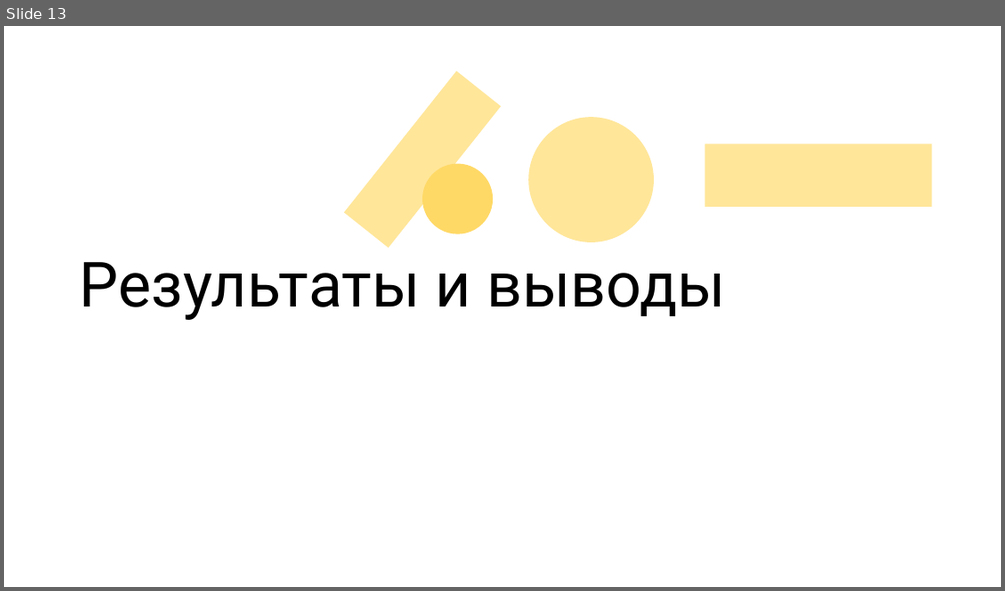
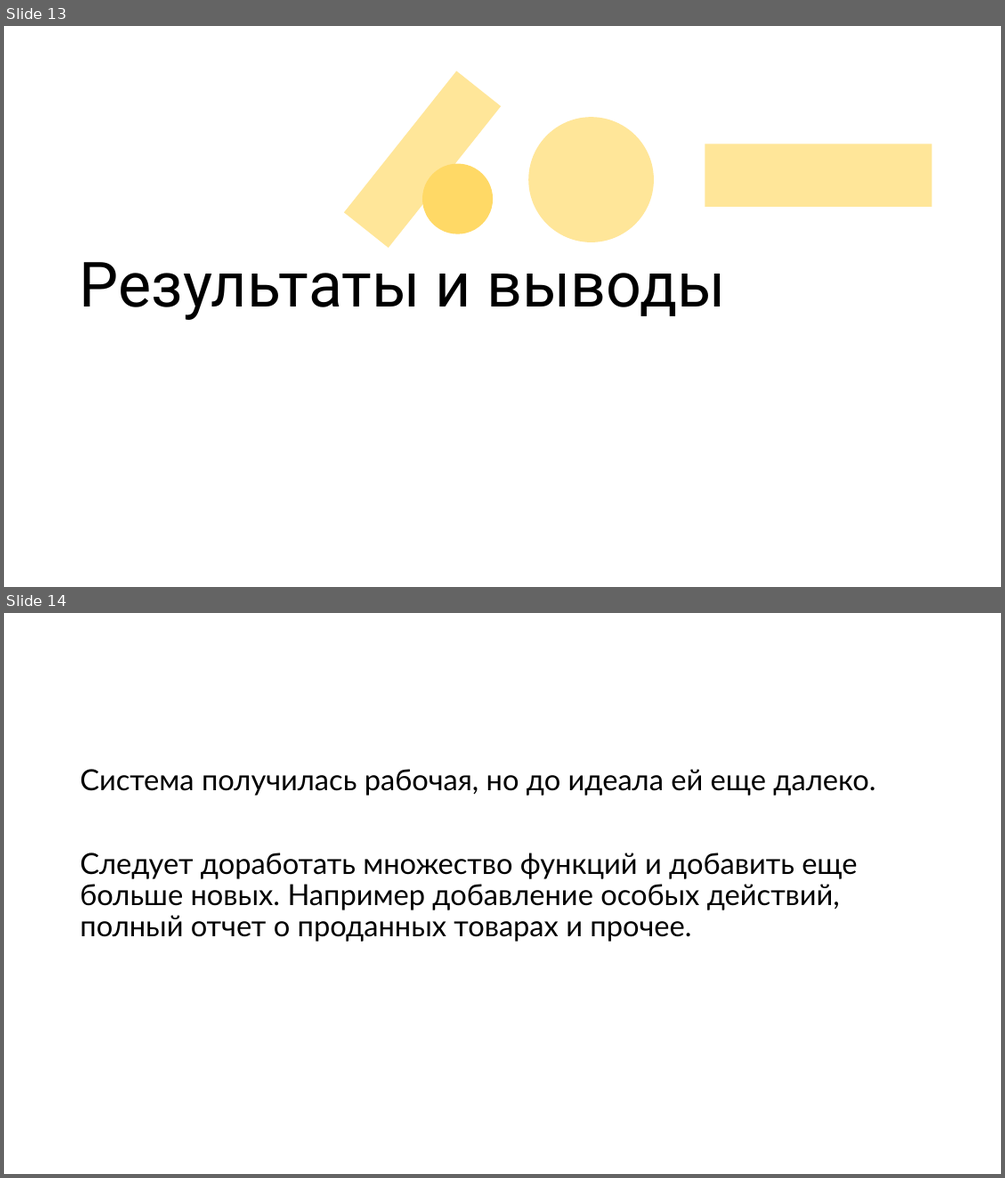
Before and after one commit to ewe08/Store_system, a slide deck: Система для магазина.pptx. Shown one above the other, each under a label of ours: slide 13 before the commit, slides 13 and 14 after it. The pictures are 1005x591 and 1005x1178 pixels, drawn with LibreOffice and Linux fonts; fonts in the diff are those of the drawing. Boxes give left, top, right and bottom in pixels: in the first picture for what was removed or moved away, otherwise in the second. Text is boxed around its words. In the diff, an @@ line names an element or a change of style, - is before the commit and + after.

```diff
--- a/Система для магазина.pptx
+++ b/Система для магазина.pptx
@@ slide 14 added at (x1=4, y1=613, x2=1001, y2=1174), background #FFFFFF @@
@@ text added at (x1=80, y1=769, x2=875, y2=941), 28 pt, text #000000 @@
+Система получилась рабочая, но до идеала ей еще далеко.
+Следует доработать множество функций и добавить еще больше новых. Например добавление особых действий, полный отчет о проданных товарах и прочее.
```
Also in this commit, not shown: 1 slide changed, 2 other files.
